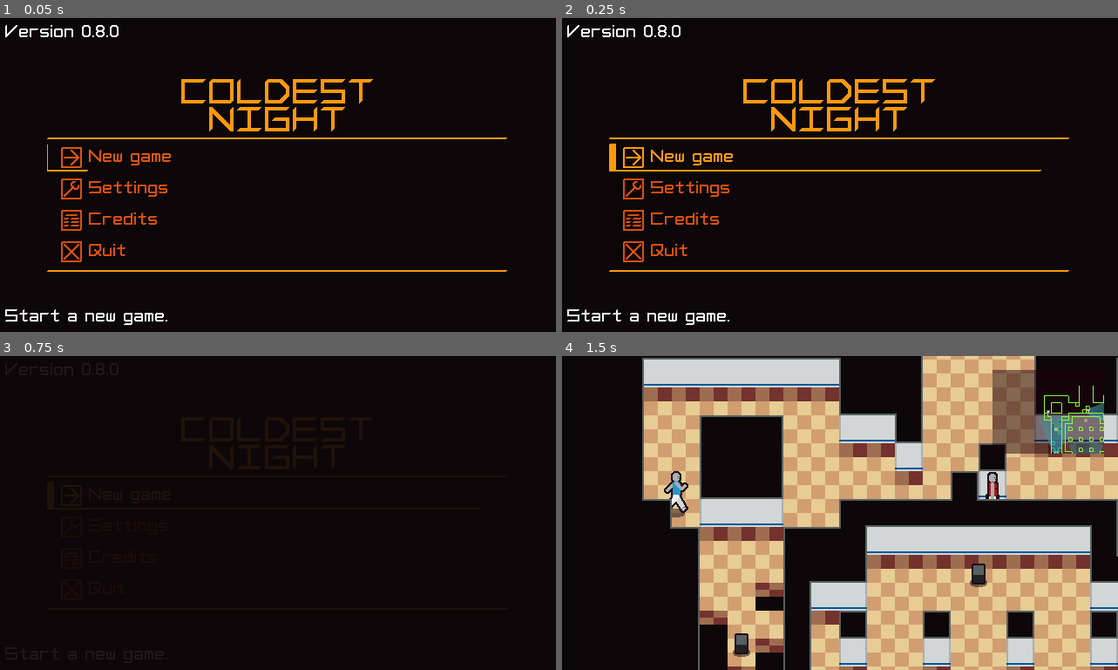
Above: before the commit, frames 1-4 (two rows, left to right).
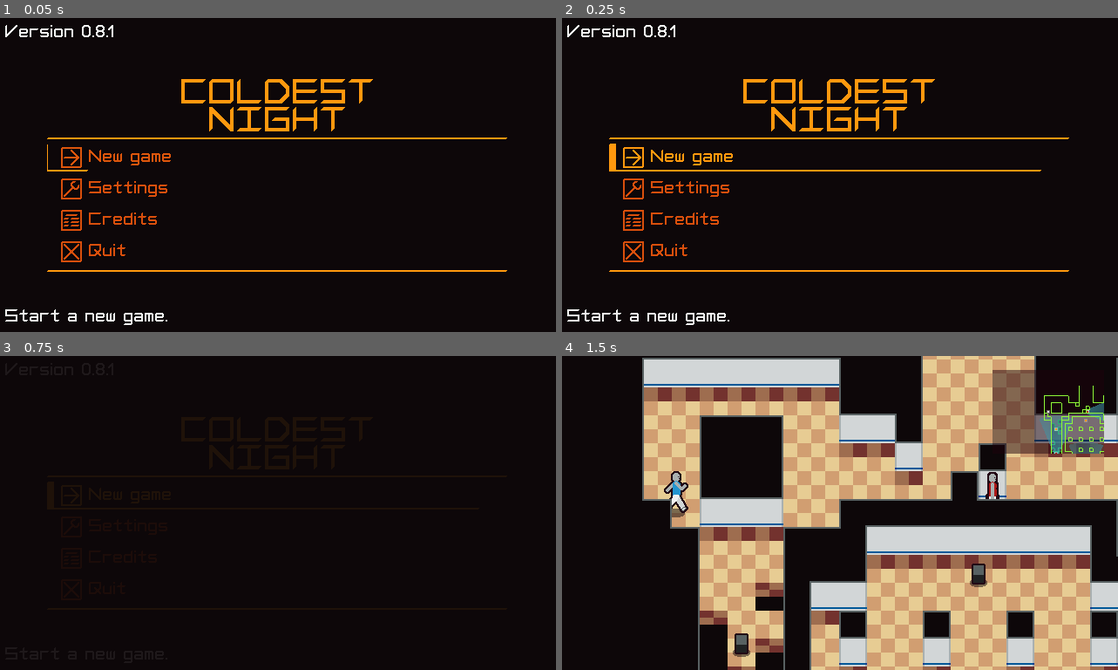
Above: after the commit, the same moments.

Repository: krobbi/coldest-night
Game: Godot game, scene res://scenes/menu/menu.tscn
Two runs of this game, one before a commit and one after it. Both use one fixed random seed, a clock stepped at 60 frames per second and the inputs below.
Inputs (mouse positions are in pixels of both pictures, inside the frame that each line leads up to):
- Up to frame 1 (0.05 s): no input
- Up to frame 2 (0.25 s): no input
- Up to frame 3 (0.75 s): click "New game" at 0.5 s
- Up to frame 4 (1.5 s): tap Enter (ui_accept) at 1.25 s; move the mouse to (962, 497) at 1.27 s; hold Right (move_right) from 1.28 s (still down); tap Z (interact) at 1.35 s; click (962, 497) at 1.42 s

The runs differ from the first frame. In frame 1, less than 0.1% of the frame differs, in the area x 19-22%, y 2-7%; in frame 2, less than 0.1%; in frame 3, less than 0.1%; in frame 4, nothing differs.

Commit message:
Update version number and copyright year

Diff:
--- a/resources/translations/text.csv
+++ b/resources/translations/text.csv
@@ -111,7 +111,7 @@
 INPUT.UNKNOWN,"Unknown input"
 LABEL.STAT.ALERT_COUNT,"Alerts:"
 LABEL.STAT.TIME,"Time taken:"
-LABEL.VERSION,"Version 0.8.0"
+LABEL.VERSION,"Version 0.8.1"
 LEVEL.TEST.AREA_BX.HUB,"Hub elevator"
 LEVEL.TEST.AREA_BX.NORTH,"Storage wing"
 LEVEL.TEST.AREA_BX.NORTH_ANNEX,"Debug room"
--- a/scenes/credits/credits.gd
+++ b/scenes/credits/credits.gd
@@ -36,7 +36,7 @@
 
 For full license texts, please refer to the readme.md file distributed with the game.
 
-Copyright © 2021-2024 Chris Roberts (Krobbizoid).
+Copyright © 2021-2026 Chris Roberts (Krobbizoid).
 All rights reserved.
 
 # Thanks for playing!
Not shown, changed: export_presets.cfg
Not shown, removed: scenes/credits/credits_en.txt
